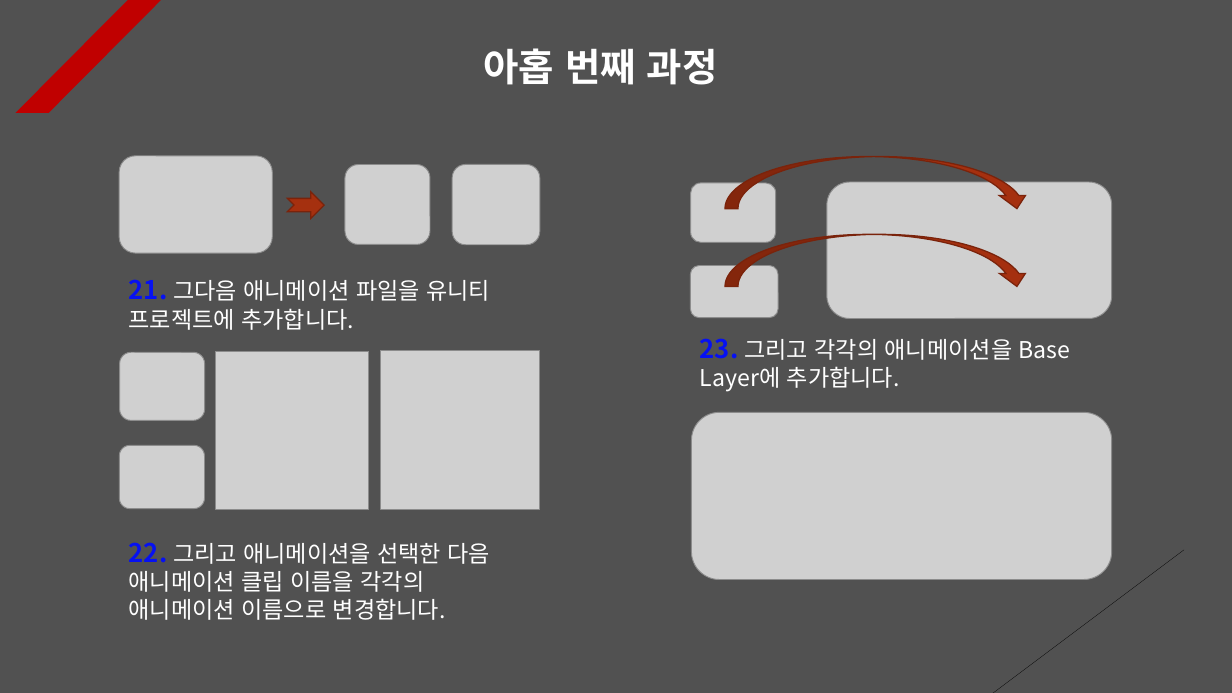
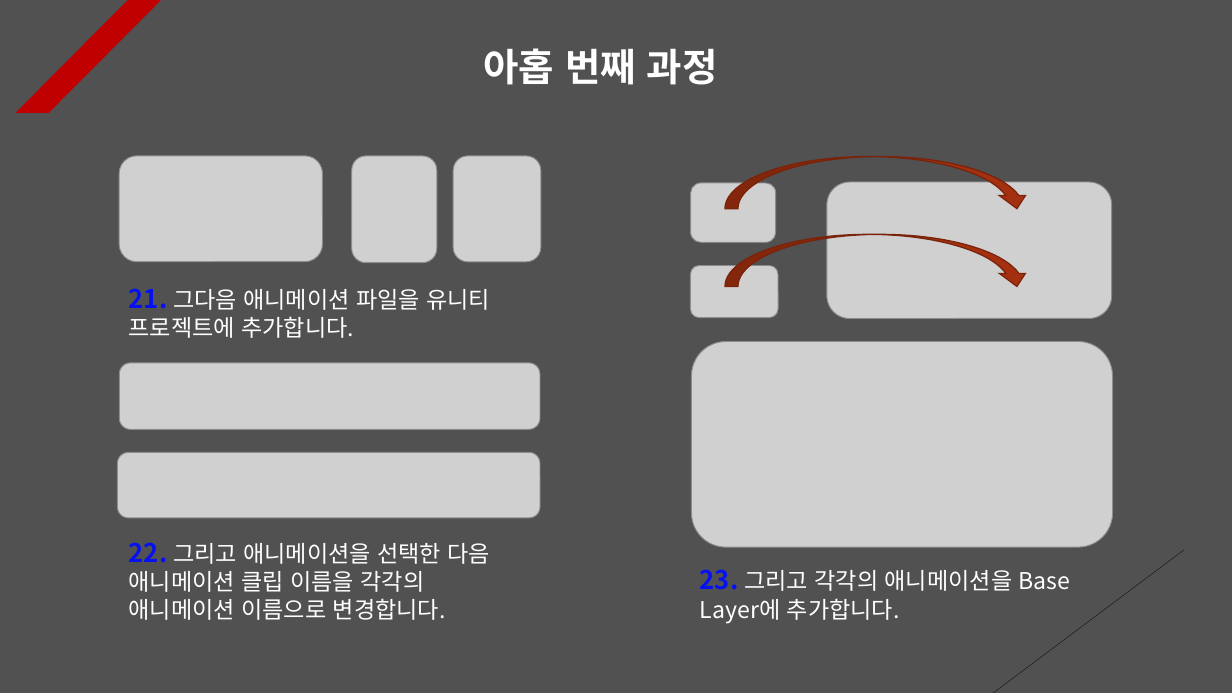
Before and after one commit to Unity2033/3D-UnityEngine, a slide deck: slide 10 of Assets/Class/Animator & Blend Tree/PPT Data/Animation Example.pptx. Drawn at 1232x693 pixels with LibreOffice and Linux fonts; fonts in the diff are those of the drawing; grey boxes stand for pictures. Boxes give left, top, right and bottom in pixels: in the first picture for what was removed or moved away, otherwise in the second. Text is boxed around its words. In the diff, an @@ line names an element or a change of style, - is before the commit and + after.

```diff
--- a/Assets/Class/Animator & Blend Tree/PPT Data/Animation Example.pptx
+++ b/Assets/Class/Animator & Blend Tree/PPT Data/Animation Example.pptx
@@ picture: place and size @@
-picture at [119,156,273,253]
+picture at [119,156,323,262]
@@ picture: place and size @@
-picture at [345,165,430,245]
+picture at [352,156,437,263]
@@ picture: place and size @@
-picture at [452,165,540,245]
+picture at [453,156,541,262]
@@ notched right arrow removed at [287,192,324,219] @@
@@ text "21. 그다음 애니메이션 파일을 유니티 ...": place and size @@
-text "21. 그다음 애니메이션 파일을 유니티 ..." at [129,279,490,330]
+text "21. 그다음 애니메이션 파일을 유니티 ..." at [129,288,490,338]
@@ picture removed at [119,352,204,421] @@
@@ picture removed at [215,351,369,509] @@
@@ picture removed at [381,350,540,509] @@
@@ picture: place and size @@
-picture at [691,412,1112,579]
+picture at [691,342,1113,548]
@@ picture added at [119,363,540,430] @@
@@ picture removed at [119,445,204,509] @@
@@ picture added at [117,453,540,518] @@
@@ text "23. 그리고 각각의 애니메이션을 Base ...": place and size @@
-text "23. 그리고 각각의 애니메이션을 Base ..." at [700,338,1071,392]
+text "23. 그리고 각각의 애니메이션을 Base ..." at [700,569,1071,623]
```
Also in this commit, not shown: 4 other slides changed, 38 other files.
